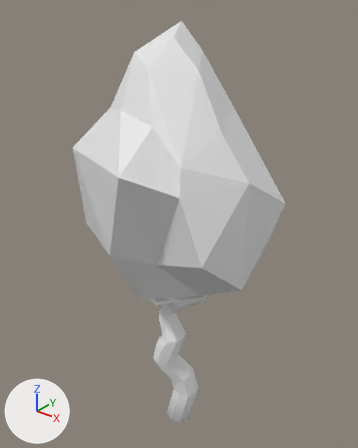
Before and after pictures for a commit that changed the FBX model UnFamiliar/Assets/Art/ForestTrees/JTutorSkinnyTree.fbx.
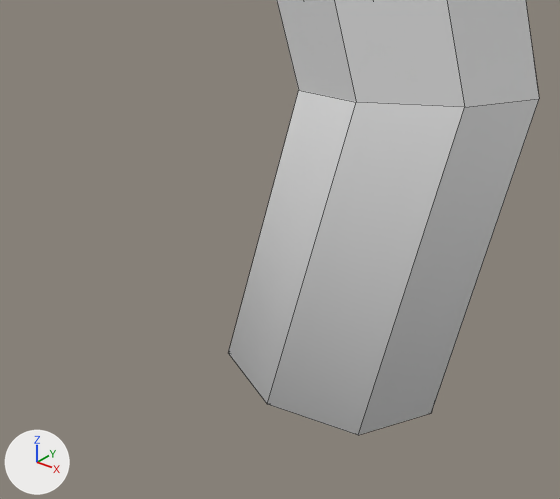
Each version is shown whole from a 50 mm lens placed at (44.03, -24.93, 18.67), pointed at (16.09, 10.0, -2.99), then close up from a 50 mm lens placed at (21.93, 1.4, -21.03), pointed at (16.21, 8.56, -25.46). Arrows for +X, +Y and +Z are at lower left; the lights stay in place. The close-ups show mesh edges as thin lines. Where no turn or scale is listed for an object, it has been applied to the vertices.
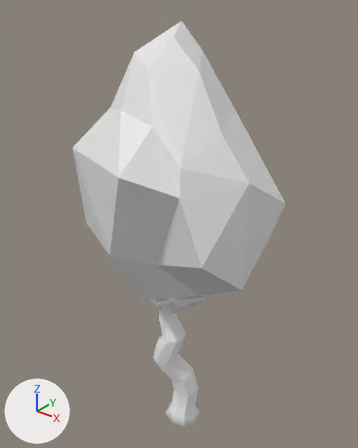
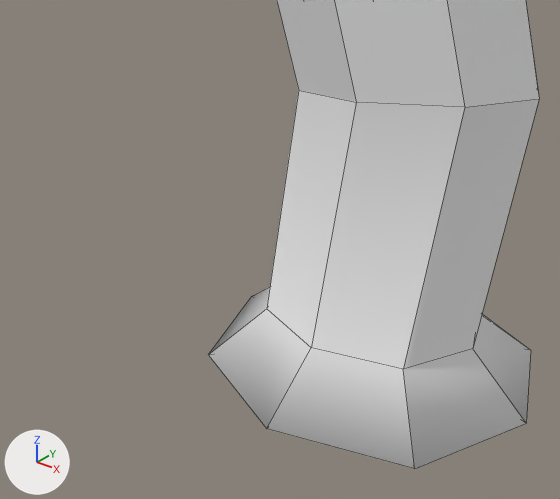
Where the newer file only moved an object's origin or applied its transform, the numbers keep the older frame.

Boxes (x1, y1, x2, y2) around the edits, measured in the close-ups (560 x 499 px; the box of a moved part takes in the faces that stretch with it):
'Plane.001', reshaped: before (229, 0, 539, 435); after (209, 0, 539, 469)
part 1 of me_plane_004, moved or reshaped: before (229, 90, 539, 435); after (209, 90, 539, 469)

The change, as a list of edits to the scene's bpy script:
```text
Change me_plane_004:
    used by ob_plane_001; location = (17.21, 8.48, -26.97)
    remove me_plane_004.from_pydata(...)  # 327 vertices, 431 faces; spans x -10.8..9.9, y -8.9..9.7, z -0.1..42.7
    add me_plane_004.from_pydata(...)  # 338 vertices, 435 faces; spans x -10.8..9.9, y -8.9..9.7, z 0.1..42.7
    me_plane_004 part 1
    5 vertices are removed from x -0.8..1.0, y -0.8..1.0, z -0.1..0.2
    14 faces are deleted
    5 vertices in x -1.4..0.0, y -1.4..1.4, z 0.2..0.4 move by (0.2, 0.6, 0.5)
    3 vertices move from x 0.0..1.4, y -1.0..0.0, z 0.1..0.2 to x 0.2..1.6, y -1.7..0.6, z 0.3..0.9
    16 vertices are added at x -1.8..2.4, y -1.1..2.6, z 0.1..0.7
    18 new faces join them
```
